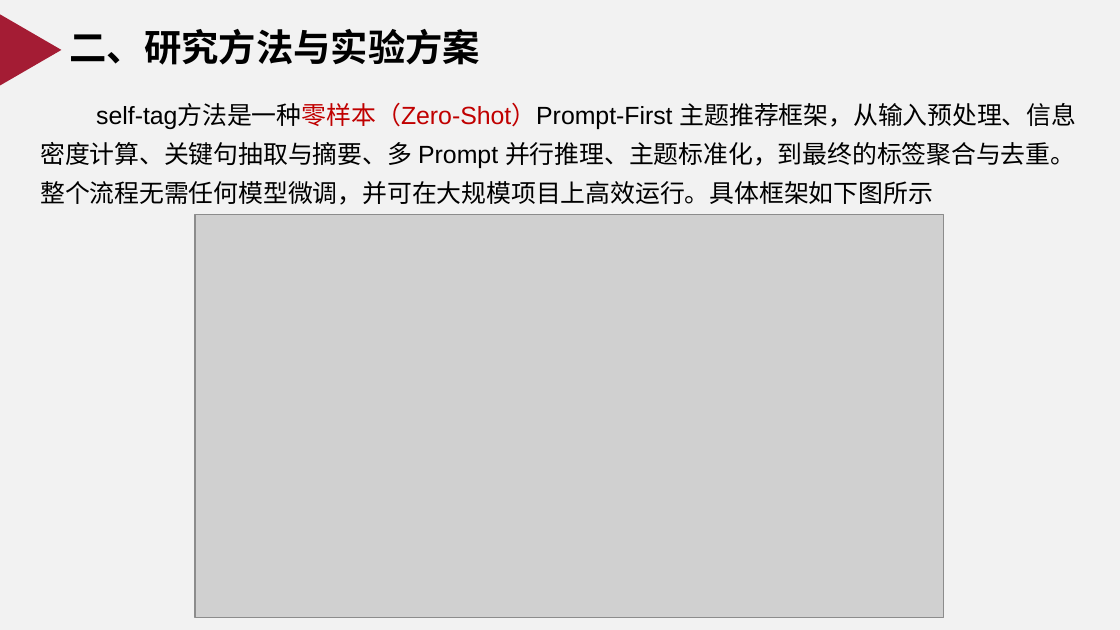
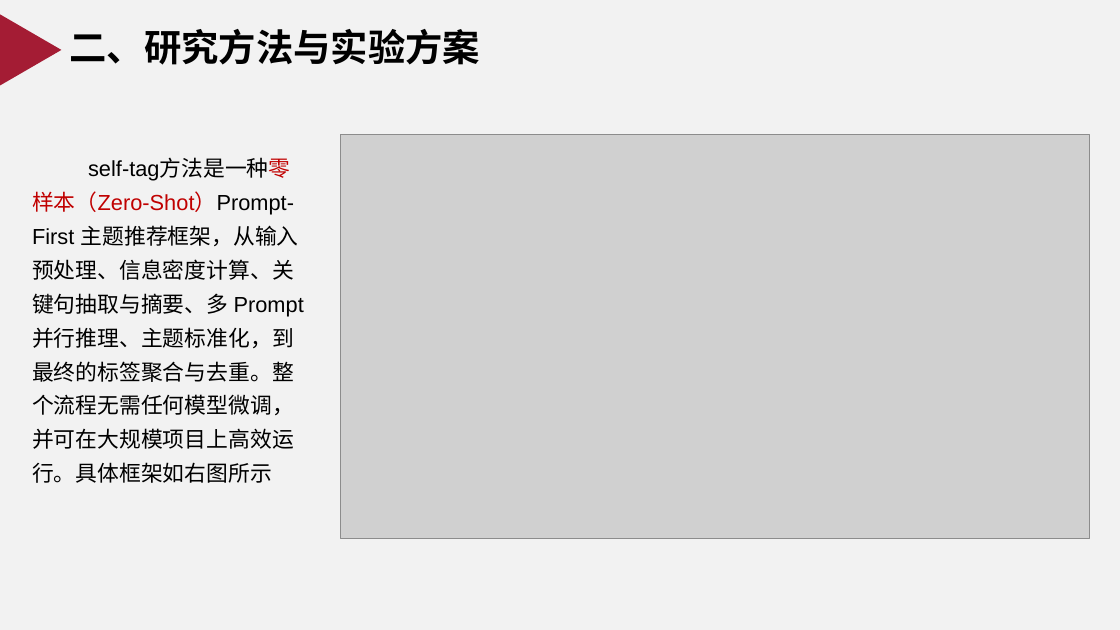
Before and after one commit to PureNatural/open-scope, a slide deck: slide 7 of 越来越AI-OpenScope.pptx. Drawn at 1120x630 pixels with LibreOffice and Linux fonts; fonts in the diff are those of the drawing; grey boxes stand for pictures. Boxes give left, top, right and bottom in pixels: in the first picture for what was removed or moved away, otherwise in the second. Text is boxed around its words. In the diff, an @@ line names an element or a change of style, - is before the commit and + after.

```diff
--- a/越来越AI-OpenScope.pptx
+++ b/越来越AI-OpenScope.pptx
@@ picture: place and size @@
-picture at box(195, 214, 944, 617)
+picture at box(340, 134, 1090, 538)
@@ text at box(32, 159, 304, 483): text changed; size 16 to 14 pt @@
-self-tag方法是一种零样本（Zero-Shot）Prompt-First 主题推荐框架，从输入预处理、信息密度计算、关键句抽取与摘要、多 Prompt 并行推理、主题标准化，到最终的标签聚合与去重。整个流程无需任何模型微调，并可在大规模项目上高效运行。具体框架如下图所示
+self-tag方法是一种零样本（Zero-Shot）Prompt-First 主题推荐框架，从输入预处理、信息密度计算、关键句抽取与摘要、多 Prompt 并行推理、主题标准化，到最终的标签聚合与去重。整个流程无需任何模型微调，并可在大规模项目上高效运行。具体框架如右图所示
```
Also in this commit, not shown: 1 other slide changed, 3 slides added.
